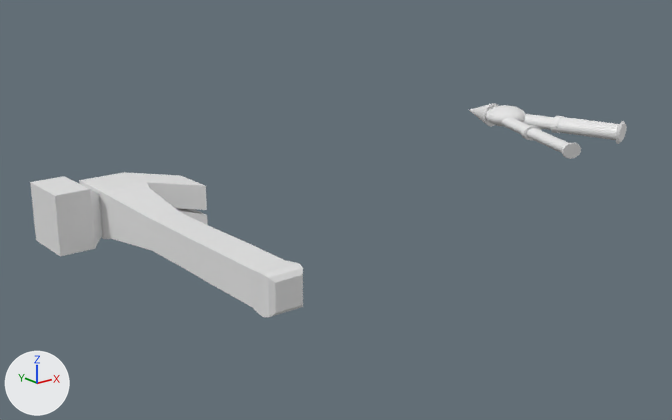
Before and after pictures for a commit that changed the Blender file marcelo.blend.
Camera for both pictures: a 50 mm camera at (-12.7, -25.0, 10.4) aimed at (9.3, 2.4, -0.6). Every picture has the same lights, and +X, +Y and +Z are marked at lower left.

Before the edit, the objects in view are built like this:
```python
me_cube_001 = bpy.data.meshes.new('Cube.001')
me_cube_001.from_pydata(...)  # 80 vertices, 78 faces; spans x -2.94..2.81, y -12.12..1.22, z -1.33..1.22
me_sphere = bpy.data.meshes.new('Sphere')
me_sphere.from_pydata(...)  # 1315 vertices, 1285 faces; spans x -2.96..1.69, y -5.81..2.46, z -1.69..1.06
ob_alicate = bpy.data.objects.new('Alicate', me_sphere)
ob_alicate.location = (22.62, 5.53, 1.0)
ob_alicate.rotation_euler = (-0.00233, -0.036, 0.163)  # degrees (-0.1, -2.1, 9.3)
ob_alicate.scale = (1.0, 1.0, 0.486)
ob_martelo = bpy.data.objects.new('Martelo', me_cube_001)
ob_martelo.location = (0.76, 4.13, 0.87)
ob_martelo.scale = (0.854, 0.854, 0.854)
```
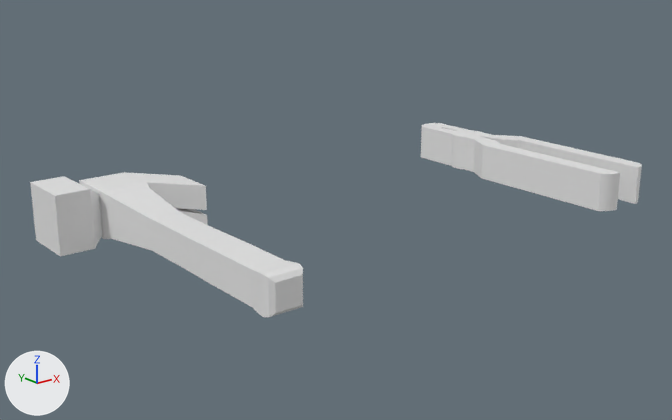
Commit message: remodelando a alicate

Where the change shows, as pixel boxes (x1, y1, x2, y2) in the pictures (672 x 420 px):
'Cylinder', added: after (421, 123, 642, 211)
'Alicate', deleted: before (469, 103, 627, 159)

Edits to the bpy script that builds the scene:
```text
Add me_cylinder_001:
    me_cylinder_001.from_pydata(...)  # 728 vertices, 688 faces; spans x -1.53..1.96, y -11.25..3.65, z -1.0..1.0
Remove ob_alicate:
    ob_alicate = bpy.data.objects.new('Alicate', me_sphere)
    ob_alicate.location = (22.62, 5.53, 1.0)
    ob_alicate.rotation_euler = (-0.00233, -0.036, 0.163)  # degrees (-0.1, -2.1, 9.3)
    ob_alicate.scale = (1.0, 1.0, 0.486)
Add ob_cylinder:
    ob_cylinder = bpy.data.objects.new('Cylinder', me_cylinder_001)
    ob_cylinder.location = (18.99, 4.59, 0.0)
    ob_cylinder.scale = (0.77, 0.77, 0.77)
```
